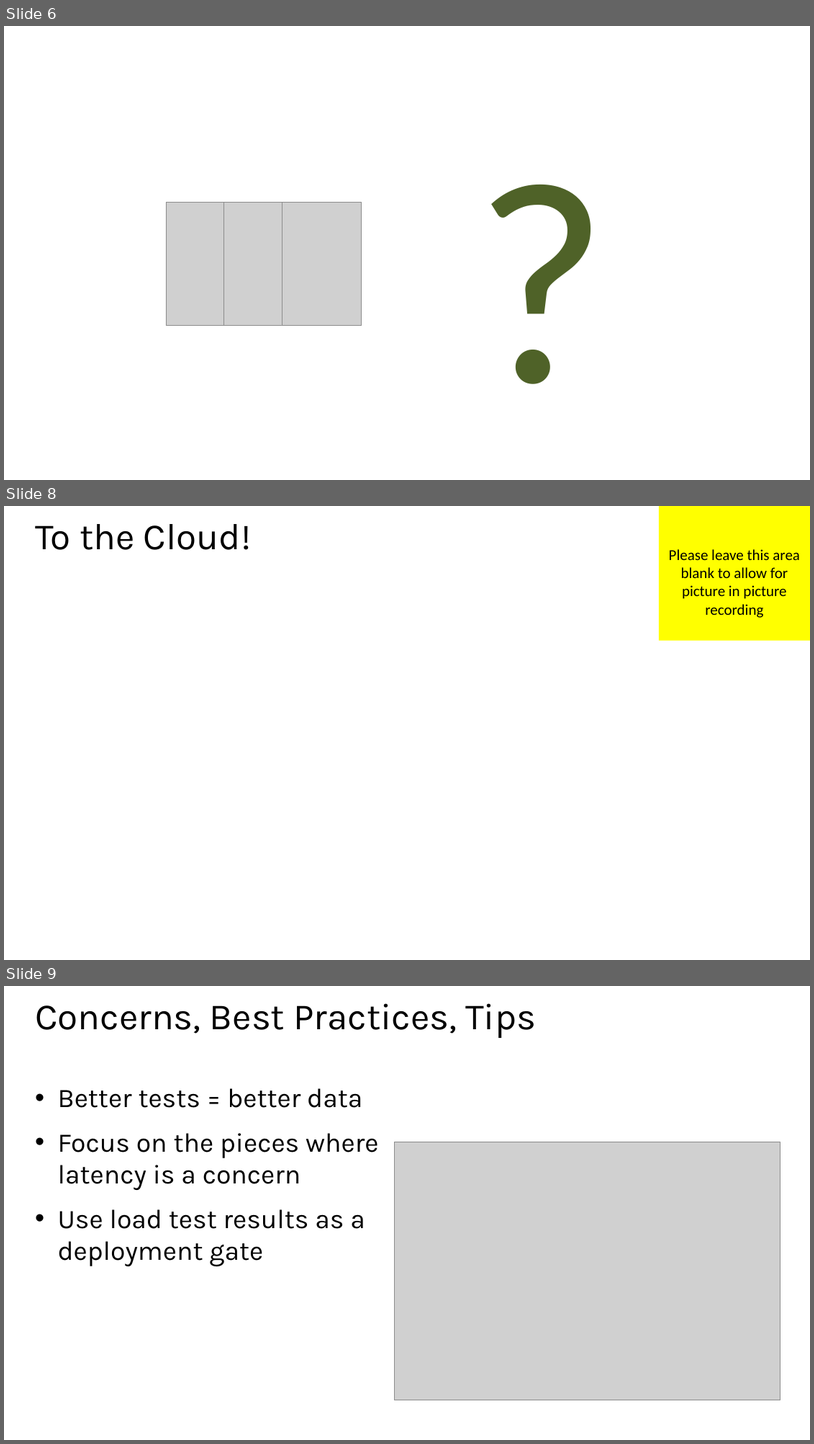
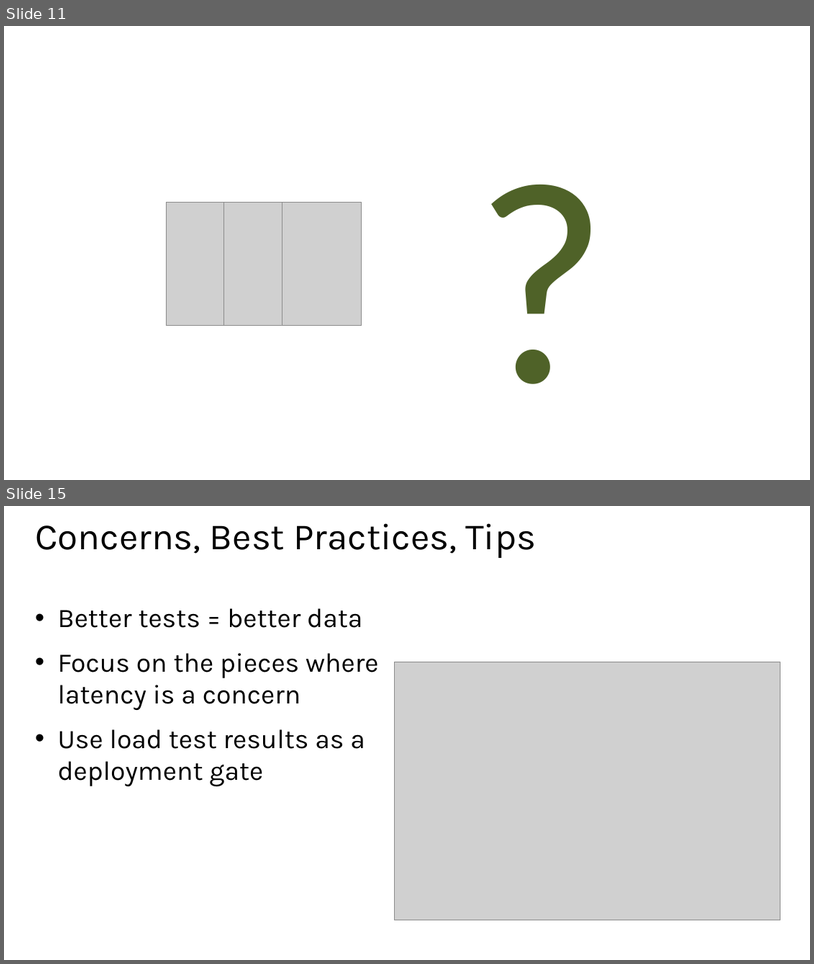
Before and after one commit to MisterJames/AzureImageProcessing, a slide deck: Presentation Materials/MVA-ApplicationsOnAzure-07.pptx. Shown one above the other, each under a label of ours: slides 6, 8 and 9 before the commit, slides 11 and 15 after it; the slides between them are not shown. The pictures are 814x1444 and 814x964 pixels, drawn with LibreOffice and Linux fonts; fonts in the diff are those of the drawing; grey boxes stand for pictures. Boxes give left, top, right and bottom in pixels: in the first picture for what was removed or moved away, otherwise in the second. Text is boxed around its words. In the diff, an @@ line names an element or a change of style, - is before the commit and + after.

```diff
--- a/Presentation Materials/MVA-ApplicationsOnAzure-07.pptx
+++ b/Presentation Materials/MVA-ApplicationsOnAzure-07.pptx
@@ slide 8 removed at [4, 506, 810, 960], background #FFFFFF @@
@@ title removed at [35, 524, 252, 550] @@
-To the Cloud!
@@ rectangle removed at [659, 506, 810, 641] @@
-Please leave this area blank to allow for picture in picture recording
@@ what was slide 6 is now slide 11 @@
@@ what was slide 9 is now slide 15 @@
```
Also in this commit, not shown: 5 slides changed, 7 slides added, 1 other file.
